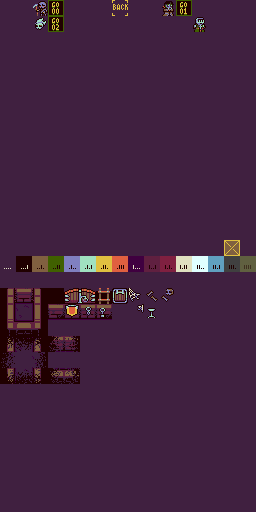
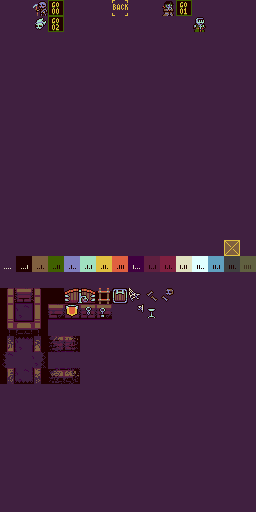
Two versions of the same layered image (256 × 512). Layer-by-layer changes:
removed layer "Layer 12" (was dissolve) from group "tiles" over [1,336,59,384]
painted on "Layer 16" over [48,336,61,383]
removed layer "Layer 8" (was dissolve) from group "tiles" over [1,336,61,384]
painted on "floor end" over [1,336,46,384]
hid "Layer 18" over [1,336,61,384]
